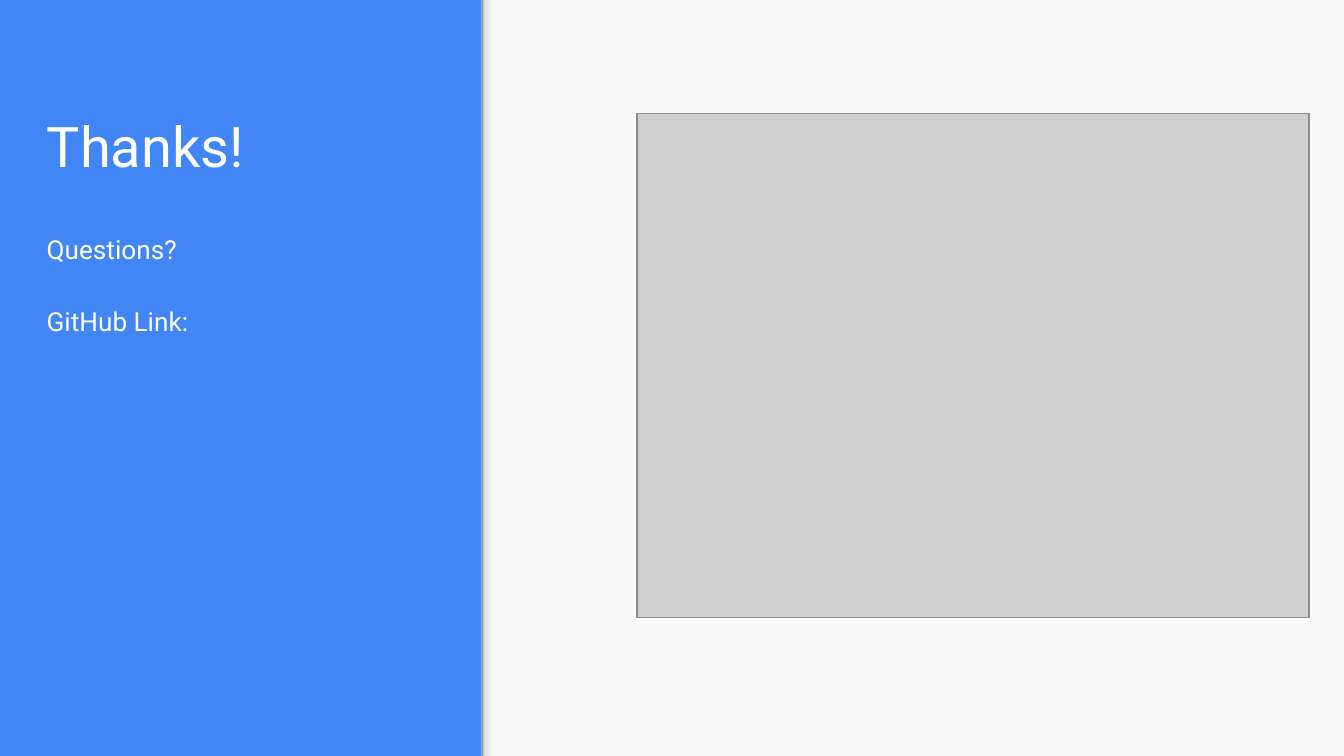
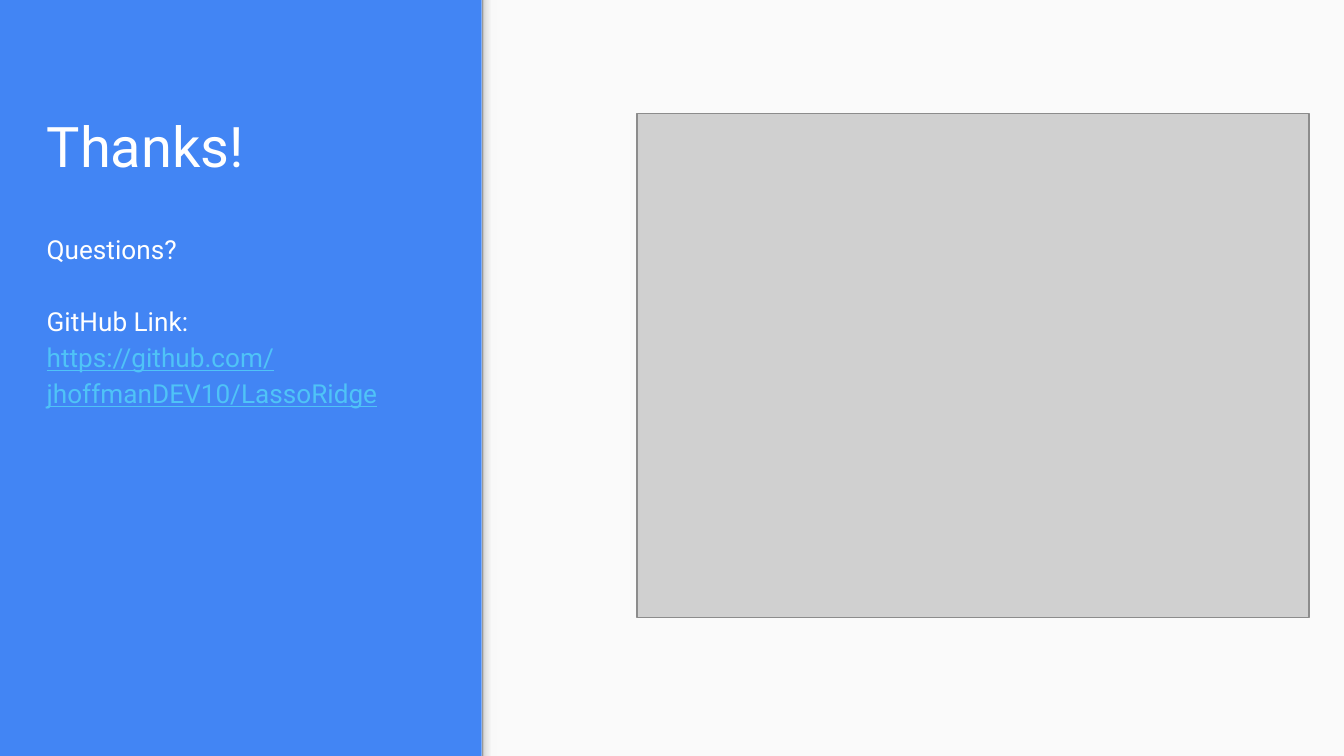
Before and after one commit to jessica-hoffman/LassoRidge, a slide deck: slide 22 of Lasso_Ridge Regression.pptx. Drawn at 1344x756 pixels with LibreOffice and Linux fonts; fonts in the diff are those of the drawing; grey boxes stand for pictures. Boxes give left, top, right and bottom in pixels: in the first picture for what was removed or moved away, otherwise in the second. Text is boxed around its words. In the diff, an @@ line names an element or a change of style, - is before the commit and + after.

Commit message:
Added my notebook, added github link to powerpoint and pdf

```diff
--- a/Lasso_Ridge Regression.pptx
+++ b/Lasso_Ridge Regression.pptx
@@ text at box(47, 348, 377, 408): paragraph added @@
+https://github.com/jhoffmanDEV10/LassoRidge
```
Also in this commit, not shown: 1 other slide changed, 3 other files.
